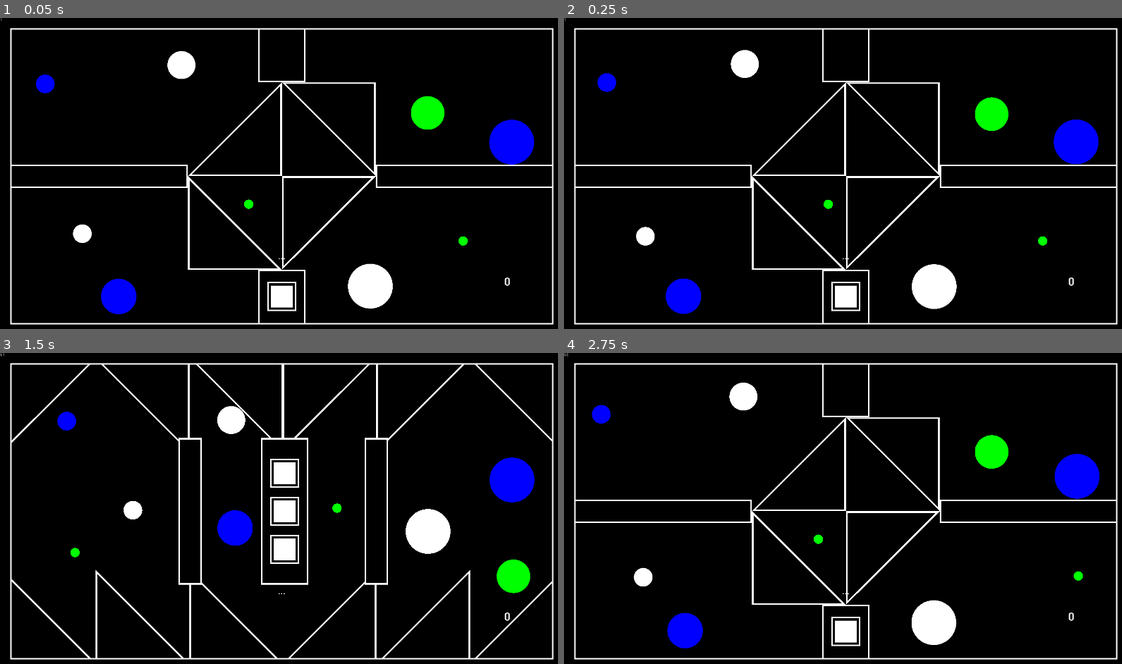
Above: before the commit, frames 1-4 (two rows, left to right).
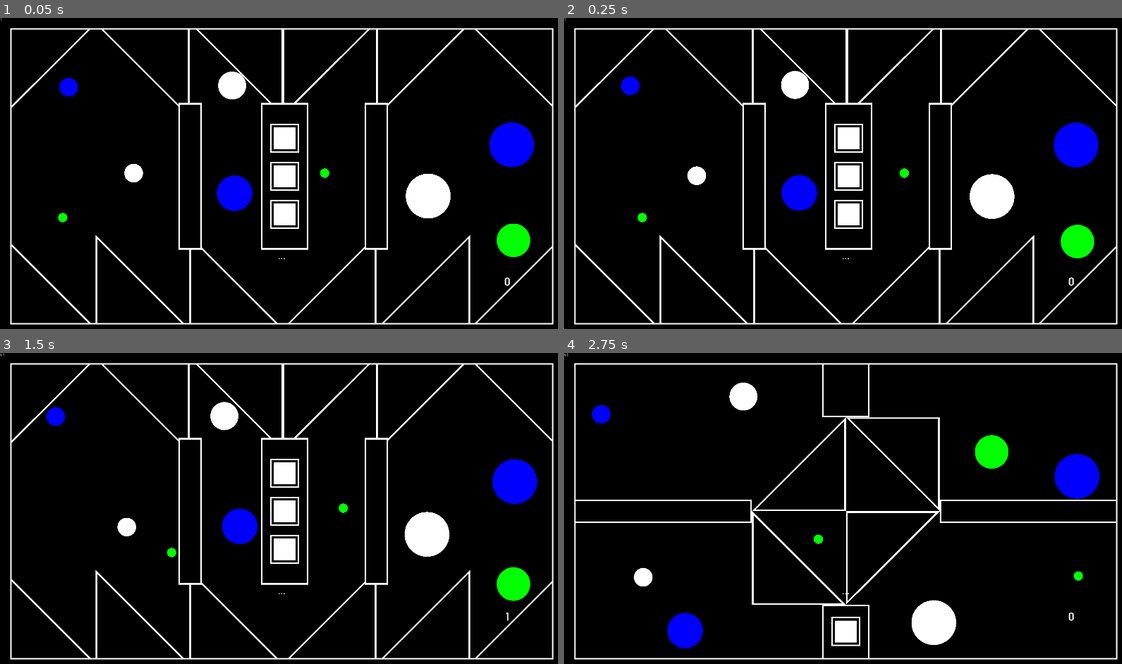
Above: after the commit, the same moments.

Repository: Dark-Gran/Spirit-Circles
Game: Godot game, scene res://src/Main.tscn
Two runs of this game, one before a commit and one after it. Both use one fixed random seed, a clock stepped at 60 frames per second and the inputs below.
Inputs (mouse positions are in pixels of both pictures, inside the frame that each line leads up to):
- Up to frame 1 (0.05 s): no input
- Up to frame 2 (0.25 s): no input
- Up to frame 3 (1.5 s): click (284, 632) at 0.52 s; move the mouse to (407, 496) at 1.27 s; hold Right (ui_right) from 1.28 s (still down)
- Up to frame 4 (2.75 s): tap Space (ui_accept) at 1.52, 2.27 s; move the mouse to (731, 527) at 2.02 s; release Right (ui_right) at 2.03 s; hold Left (ui_left) from 2.03 s (still down)

The runs differ from the first frame. In frame 1, 12% of the frame differs, in the area x 2-99%, y 3-99%; in frame 2, 12%; in frame 3, 1.9%; in frame 4, nothing differs.

Commit message:
victory_check() update (no victory unless no circles are stuck)

Diff:
--- a/src/world/World.gd
+++ b/src/world/World.gd
@@ -21,7 +21,7 @@
 
 func _ready():
 	enable_continue(false)
-	level_id = 11
+	level_id = 12
 	move_to_level(level_id)
 
 func reload_level():
@@ -190,6 +190,8 @@
 				g += 1
 			Circle.ColorType.RED:
 				r += 1
+		if c.stuck_timer > 0: # no victory unless no circles are stuck
+			w += 2
 	return w <= 1 && b <= 1 && g <= 1 && r <= 1
 
 func _draw():
